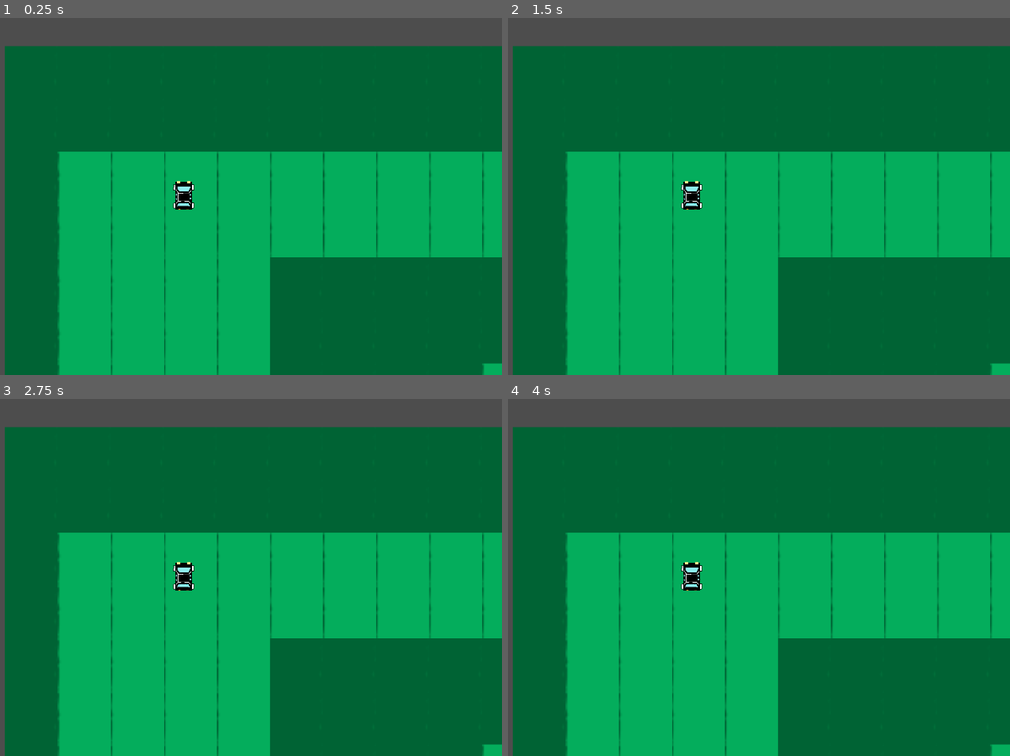
Above: before the commit, frames 1-4 (two rows, left to right).
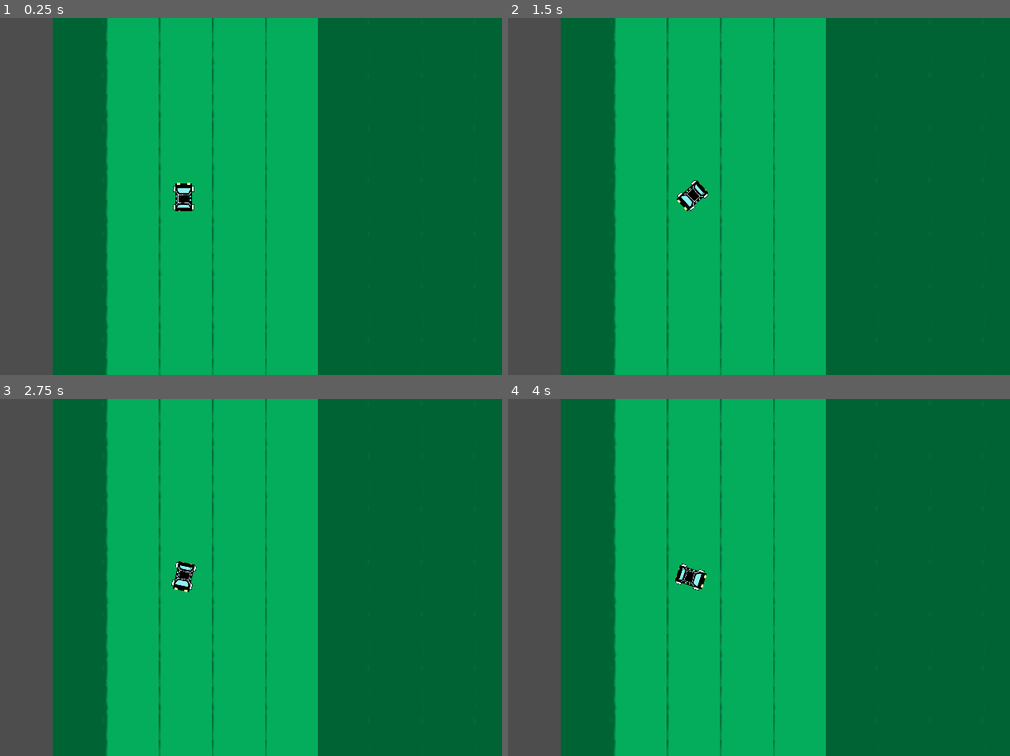
Above: after the commit, the same moments.

Repository: ButterUpTeam/BlackVolga
Game: Godot game, scene res://scene/game.tscn
Two runs of this game, one before a commit and one after it. Both use one fixed random seed, a clock stepped at 60 frames per second and the inputs below.
Inputs:
- Up to frame 1 (0.25 s): no input
- Up to frame 2 (1.5 s): tap Enter (ui_accept) at 0.5, 0.6, 0.77, 1.07, 1.35 s; hold Right (ui_right) from 0.53 s (still down)
- Up to frame 3 (2.75 s): tap Enter (ui_accept) at 1.52, 1.82, 2.1 s; release Right (ui_right) at 2.03 s; hold Left (ui_left) from 2.03 s (still down)
- Up to frame 4 (4 s): release Left (ui_left) at 2.78 s; hold Right (ui_right) from 2.78 s (still down); tap Enter (ui_accept) at 2.85, 3.02, 3.32, 3.6, 3.77 s

The runs differ from the first frame. In frame 1, 50% of the frame differs, in the area x 0-100%, y 0-100%; in frame 2, 50%; in frame 3, 50%; in frame 4, 50%.

Commit message:
Make car mooove

Diff:
--- a/project.godot
+++ b/project.godot
@@ -20,6 +20,29 @@
 window/size/viewport_width=1920
 window/size/viewport_height=1080
 
+[input]
+
+up={
+"deadzone": 0.5,
+"events": [Object(InputEventKey,"resource_local_to_scene":false,"resource_name":"","device":-1,"window_id":0,"alt_pressed":false,"shift_pressed":false,"ctrl_pressed":false,"meta_pressed":false,"pressed":false,"keycode":0,"physical_keycode":4194320,"key_label":0,"unicode":0,"location":0,"echo":false,"script":null)
+]
+}
+down={
+"deadzone": 0.5,
+"events": [Object(InputEventKey,"resource_local_to_scene":false,"resource_name":"","device":-1,"window_id":0,"alt_pressed":false,"shift_pressed":false,"ctrl_pressed":false,"meta_pressed":false,"pressed":false,"keycode":0,"physical_keycode":4194322,"key_label":0,"unicode":0,"location":0,"echo":false,"script":null)
+]
+}
+left={
+"deadzone": 0.5,
+"events": [Object(InputEventKey,"resource_local_to_scene":false,"resource_name":"","device":-1,"window_id":0,"alt_pressed":false,"shift_pressed":false,"ctrl_pressed":false,"meta_pressed":false,"pressed":false,"keycode":0,"physical_keycode":4194319,"key_label":0,"unicode":0,"location":0,"echo":false,"script":null)
+]
+}
+right={
+"deadzone": 0.5,
+"events": [Object(InputEventKey,"resource_local_to_scene":false,"resource_name":"","device":-1,"window_id":0,"alt_pressed":false,"shift_pressed":false,"ctrl_pressed":false,"meta_pressed":false,"pressed":false,"keycode":0,"physical_keycode":4194321,"key_label":0,"unicode":0,"location":0,"echo":false,"script":null)
+]
+}
+
 [rendering]
 
 renderer/rendering_method="gl_compatibility"
--- a/scene/car.tscn
+++ b/scene/car.tscn
@@ -6,7 +6,7 @@
 [sub_resource type="CanvasItemMaterial" id="CanvasItemMaterial_metos"]
 
 [sub_resource type="RectangleShape2D" id="RectangleShape2D_sxja5"]
-size = Vector2(12, 18)
+size = Vector2(12, 17)
 
 [node name="Car" type="CharacterBody2D"]
 motion_mode = 1
@@ -15,9 +15,10 @@
 
 [node name="Sprite" type="Sprite2D" parent="."]
 material = SubResource("CanvasItemMaterial_metos")
+position = Vector2(0, 1)
 scale = Vector2(0.25, 0.25)
 texture = ExtResource("1_tchmq")
 
 [node name="CollisionShape" type="CollisionShape2D" parent="."]
-position = Vector2(0, -1)
+position = Vector2(0, 0.5)
 shape = SubResource("RectangleShape2D_sxja5")
--- a/scene/game.tscn
+++ b/scene/game.tscn
@@ -10,7 +10,7 @@
 [node name="Level" parent="." instance=ExtResource("1_y14ym")]
 
 [node name="player" parent="." instance=ExtResource("2_ggxdh")]
-position = Vector2(108, 91)
+position = Vector2(79, 319)
 
 [node name="Camera" type="Camera2D" parent="player"]
 zoom = Vector2(5, 5)
--- a/scripts/car.gd
+++ b/scripts/car.gd
@@ -1,26 +1,39 @@
 extends CharacterBody2D
 
+@export var MAX_SPEED = 200.0
+@export var ACCELEARTION = 1000
+@export var ROTATION_SPEED = 240
 
-const SPEED = 300.0
-const JUMP_VELOCITY = -400.0
+class InputValues:
+	var right: bool
+	var left: bool
+	var direction: int
+	var up: bool
+
+func _physics_process(delta: float) -> void:
+	var input = get_input()
+	calculate_rotation(delta, input)
+	calculate_velocity(delta, input)
+
+	move_and_slide()
+
+func calculate_velocity(delta: float, input: InputValues) -> void:
+	if input.up:
+		velocity += (Vector2.UP * ACCELEARTION * delta).rotated(rotation)
+		velocity = velocity if velocity.length() < MAX_SPEED else velocity.normalized() * MAX_SPEED
+	else:
+		velocity -= (Vector2.UP * ACCELEARTION * delta).rotated(rotation)
+		velocity = velocity if velocity.length() < 0 else velocity.normalized() * 0
 
 
-func _physics_process(delta: float) -> void:
-	return
-	# Add the gravity.
-	if not is_on_floor():
-		velocity += get_gravity() * delta
+func calculate_rotation(delta: float, input: InputValues) -> void:
+	rotation_degrees += delta * ROTATION_SPEED * input.direction
 
-	# Handle jump.
-	if Input.is_action_just_pressed("ui_accept") and is_on_floor():
-		velocity.y = JUMP_VELOCITY
 
-	# Get the input direction and handle the movement/deceleration.
-	# As good practice, you should replace UI actions with custom gameplay actions.
-	var direction := Input.get_axis("ui_left", "ui_right")
-	if direction:
-		velocity.x = direction * SPEED
-	else:
-		velocity.x = move_toward(velocity.x, 0, SPEED)
-
-	move_and_slide()
+func get_input() -> InputValues:
+	var input = InputValues.new()
+	input.right = Input.is_action_pressed("right")
+	input.left = Input.is_action_pressed("left")
+	input.up = Input.is_action_pressed("up")
+	input.direction = int(input.right) - int(input.left)
+	return input
